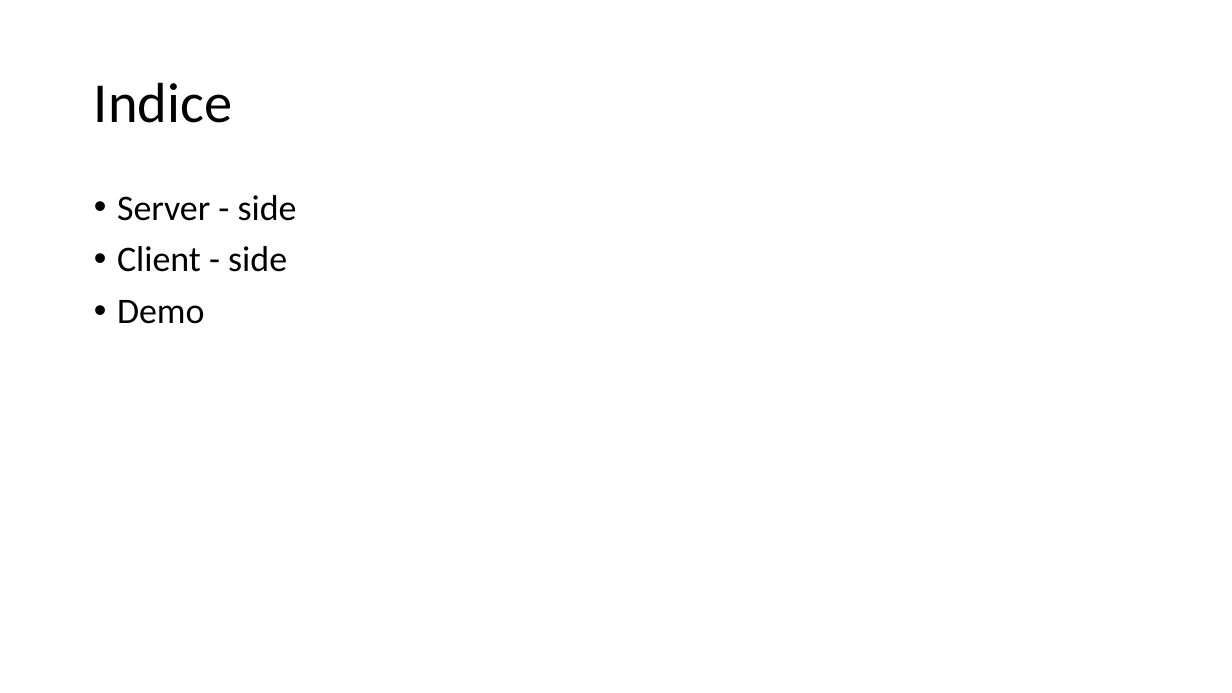
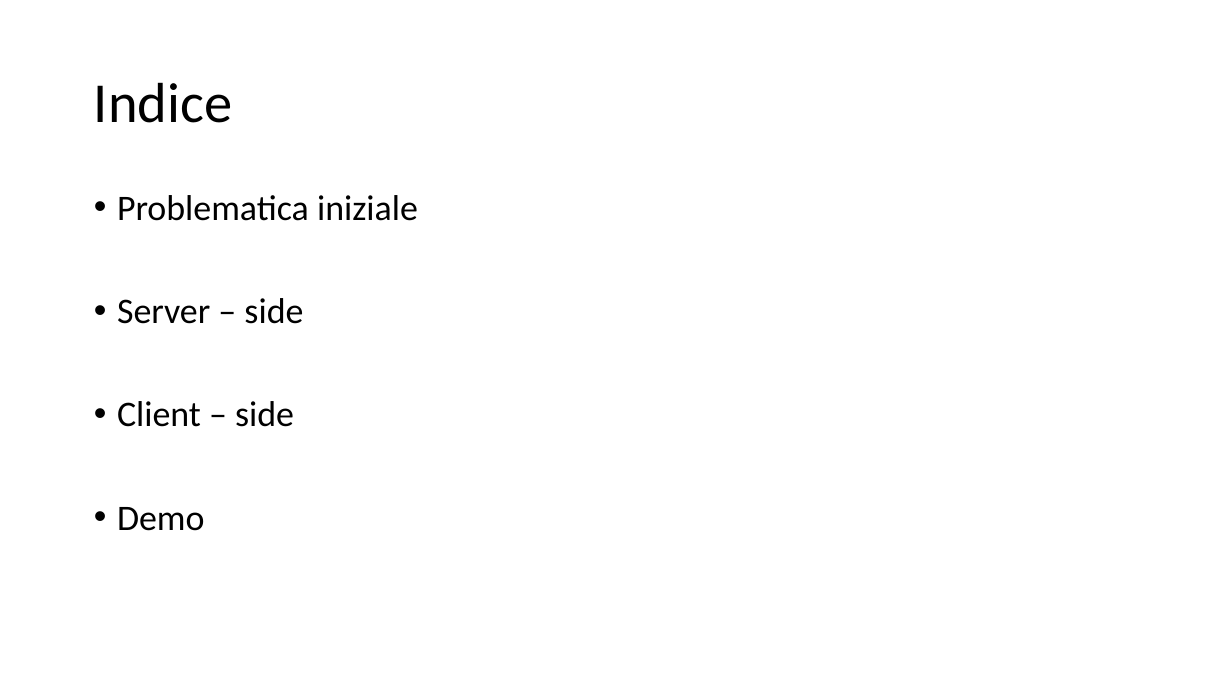
Before and after one commit to mellacsi/FIFA18Skiller, a slide deck: slide 2 of Applicazioni_Service_Oriented.pptx. Drawn at 1232x693 pixels with LibreOffice and Linux fonts; fonts in the diff are those of the drawing. Boxes give left, top, right and bottom in pixels: in the first picture for what was removed or moved away, otherwise in the second. Text is boxed around its words. In the diff, an @@ line names an element or a change of style, - is before the commit and + after.

```diff
--- a/Applicazioni_Service_Oriented.pptx
+++ b/Applicazioni_Service_Oriented.pptx
@@ text at box(117, 195, 418, 427): text changed @@
-• Server - side
-• Client - side
+• Problematica iniziale
+• Server – side
+• Client – side
```
Also in this commit, not shown: 3 other slides changed, 1 slide added.
